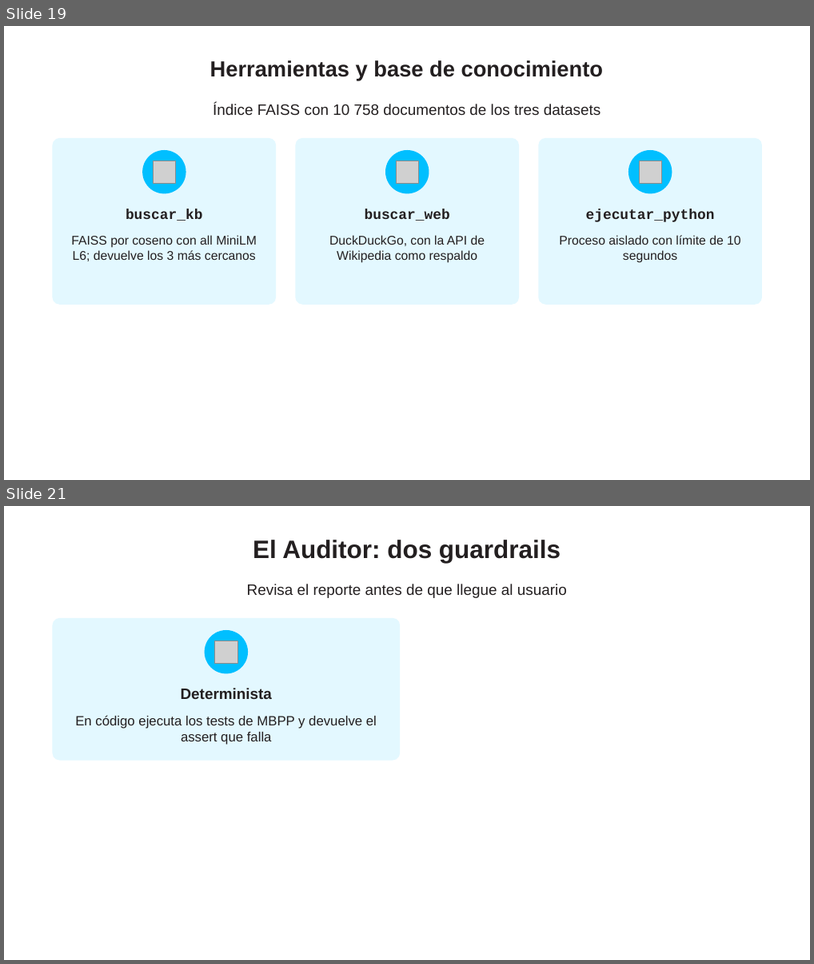
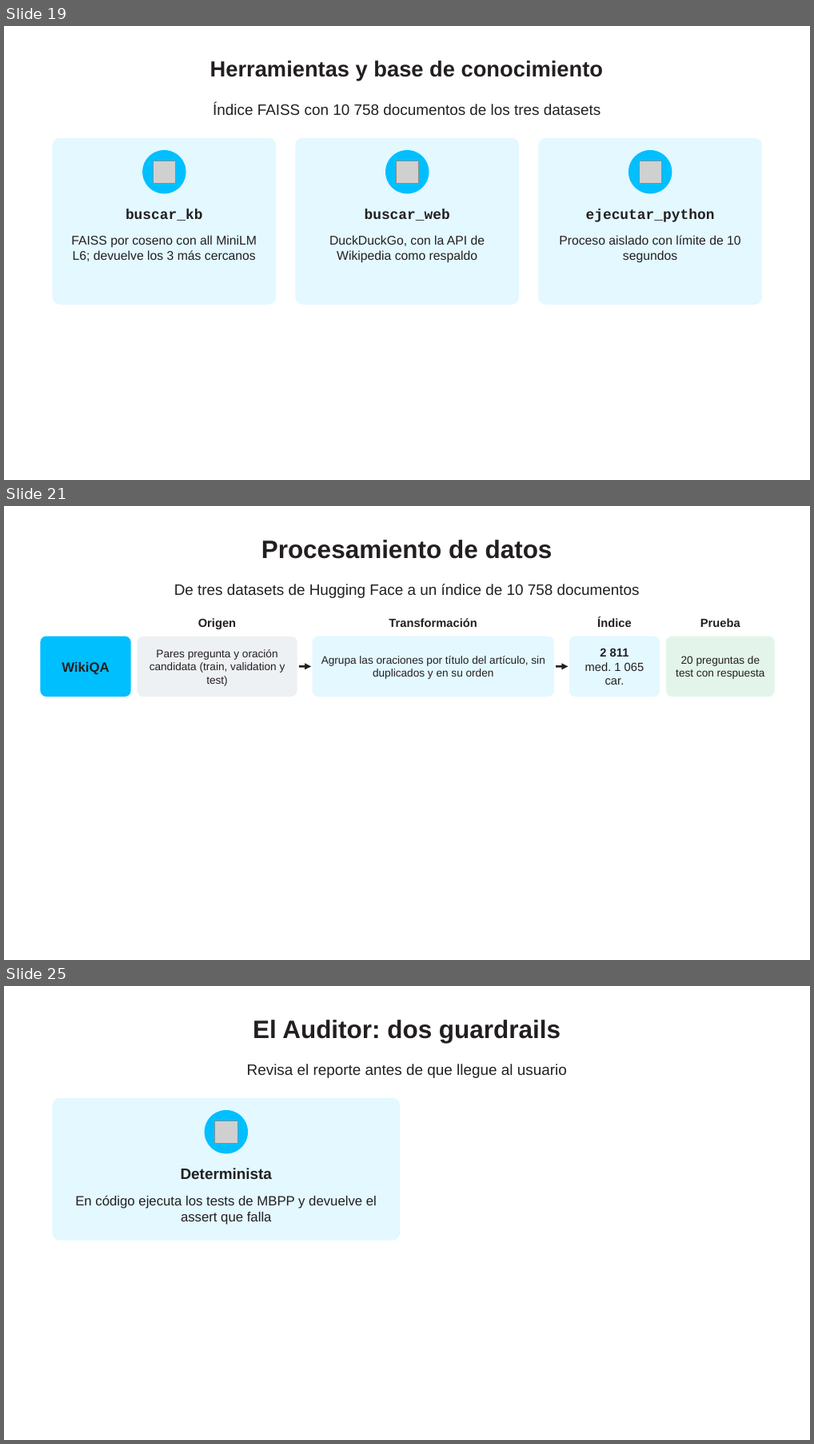
Before and after one commit to ricardoamiel/auditor-react, a slide deck: presentacion/Presentacion_Auditor_ReAct.pptx. Shown one above the other, each under a label of ours: slides 19 and 21 before the commit, slides 19, 21 and 25 after it; the slides between them are not shown. The pictures are 814x964 and 814x1444 pixels, drawn with LibreOffice and Linux fonts; fonts in the diff are those of the drawing; grey boxes stand for pictures; background and template pictures are left out. Boxes give left, top, right and bottom in pixels: in the first picture for what was removed or moved away, otherwise in the second. Text is boxed around its words. In the diff, an @@ line names an element or a change of style, - is before the commit and + after.

Commit message:
Presentación con procesamiento de datos, pipeline y análisis de resultados; versión corta de 16 escenas

```diff
--- a/presentacion/Presentacion_Auditor_ReAct.pptx
+++ b/presentacion/Presentacion_Auditor_ReAct.pptx
@@ slide 21 added at box(4, 506, 810, 960), background picture (left out) @@
@@ text added at box(262, 540, 553, 559), 30 pt, text #231F20, bold @@
+Procesamiento de datos
@@ text added at box(174, 584, 640, 598), 18 pt, text #231F20 @@
+De tres datasets de Hugging Face a un índice de 10 758 documentos
@@ text added at box(198, 618, 236, 629), 14 pt, text #231F20, bold @@
+Origen
@@ text added at box(389, 618, 477, 627), 14 pt, text #231F20, bold @@
+Transformación
@@ text added at box(598, 617, 631, 627), 14 pt, text #231F20, bold @@
+Índice
@@ text added at box(701, 618, 741, 627), 14 pt, text #231F20, bold @@
+Prueba
@@ rounded rectangle added at box(40, 636, 131, 696), fill #00BFFF, 16 pt, text #231F20, bold @@
+WikiQA
@@ rounded rectangle added at box(137, 636, 298, 696), fill #EEF1F4, 13 pt, text #231F20 @@
+Pares pregunta y oración candidata (train, validation y test)
@@ rounded rectangle added at box(313, 636, 554, 696), fill #E3F8FF, 13 pt, text #231F20 @@
+Agrupa las oraciones por título del artículo, sin duplicados y en su orden
@@ rounded rectangle added at box(570, 636, 660, 696), fill #E3F8FF, 14 pt, text #231F20 @@
+2 811
+med. 1 065 car.
@@ rounded rectangle added at box(666, 636, 775, 696), fill #E3F5EA, 13 pt, text #231F20 @@
+20 preguntas de test con respuesta
@@ arrow added from (299, 666) to (311, 666), #231F20 2.5 pt @@
@@ arrow added from (556, 666) to (569, 666), #231F20 2.5 pt @@
@@ what was slide 21 is now slide 25 @@
```
Also in this commit, not shown: 17 slides changed, 24 other slides added, 8 other files.
